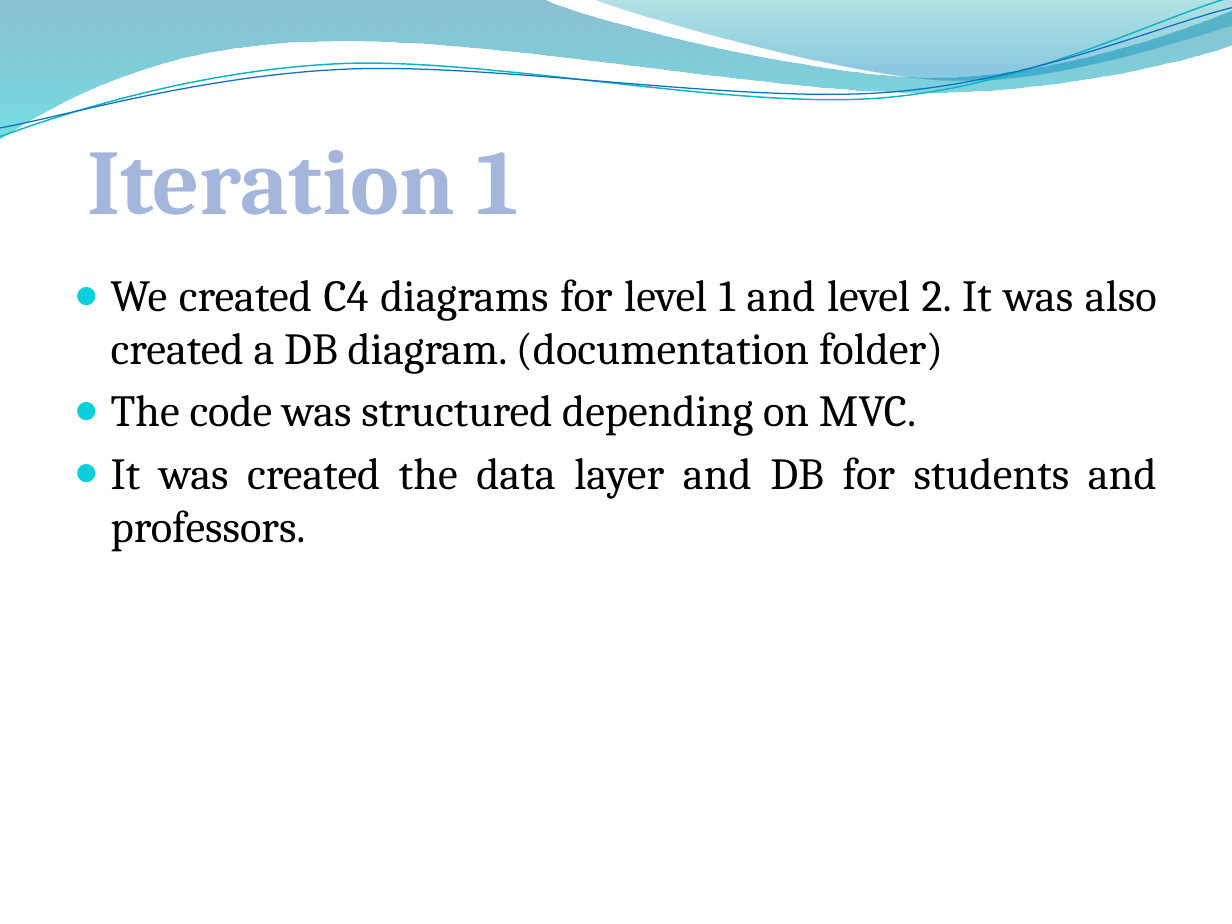
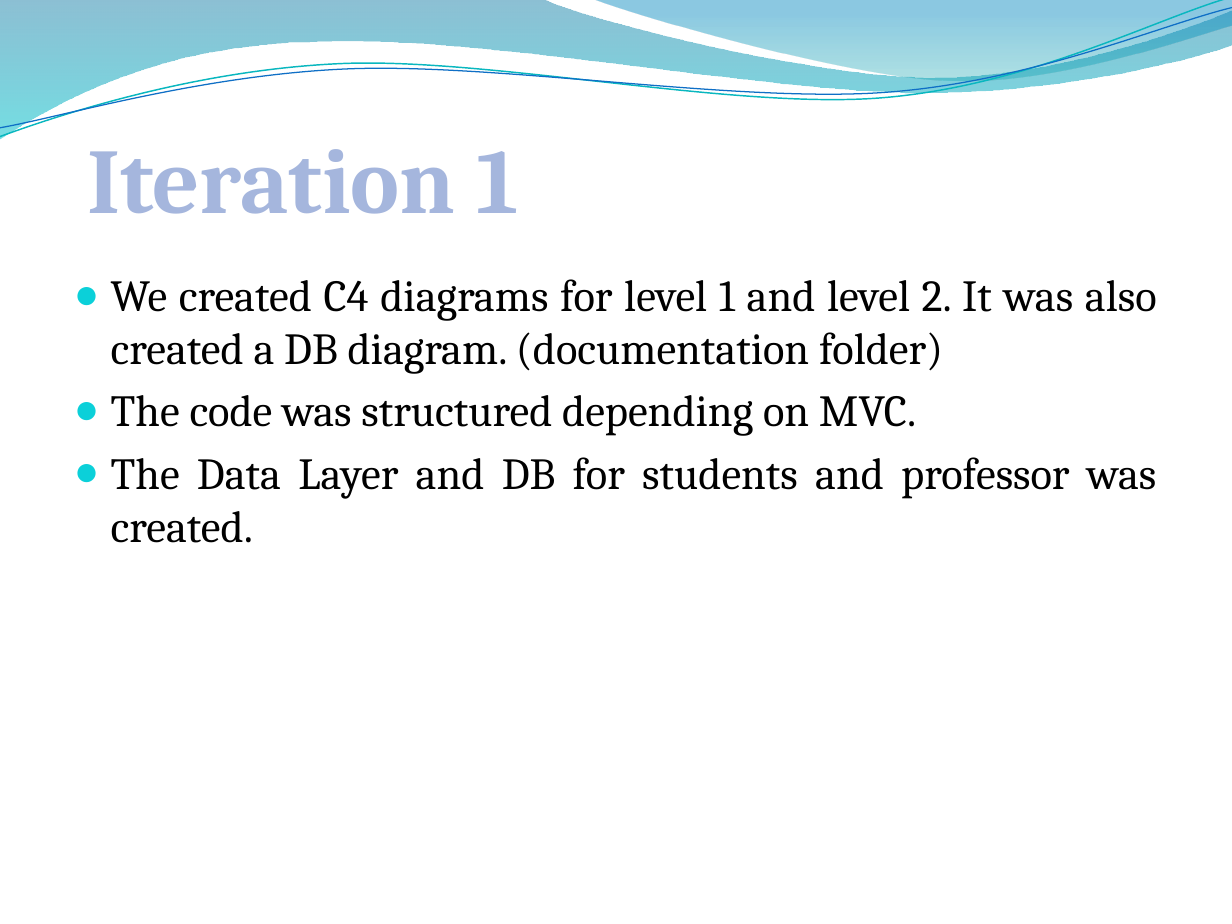
Before and after one commit to chircancristi/-DOTNET-Interactiv-Learning-Management-System, a slide deck: slide 7 of presentation/NET.pptx. Drawn at 1232x924 pixels with LibreOffice and Linux fonts; fonts in the diff are those of the drawing; background and template pictures are left out. Boxes give left, top, right and bottom in pixels: in the first picture for what was removed or moved away, otherwise in the second. Text is boxed around its words. In the diff, an @@ line names an element or a change of style, - is before the commit and + after.

Commit message:
pptx corect format

```diff
--- a/presentation/NET.pptx
+++ b/presentation/NET.pptx
@@ freeform shape at box(0, 0, 1232, 139): outline redrawn @@
@@ freeform shape at box(0, 0, 1232, 144): outline #0AB8BF 0.85 pt to #09B7BF 0.85 pt; outline redrawn @@
@@ freeform shape at box(0, 8, 1232, 137): outline #0F6FC6 0.75 pt to #0F6FC6 0.74 pt; outline redrawn @@
@@ text at box(111, 457, 1157, 543): text changed @@
-● It was created the data layer and DB for students and professors.
+● The Data Layer and DB for students and professor was created.
```
Also in this commit, not shown: 10 other slides changed, 1 other file.
